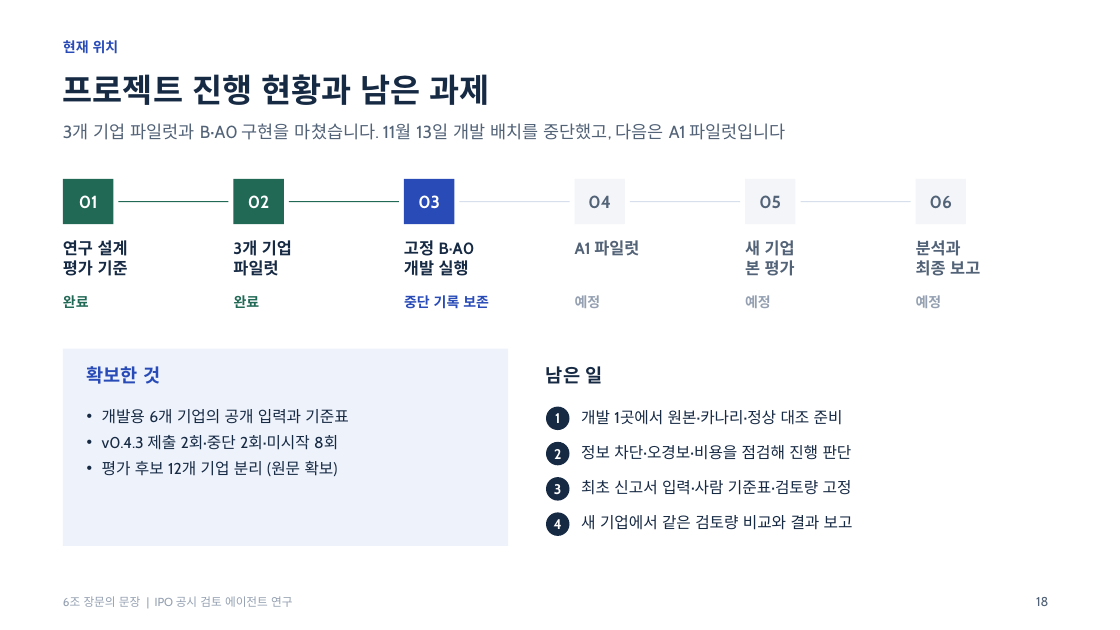
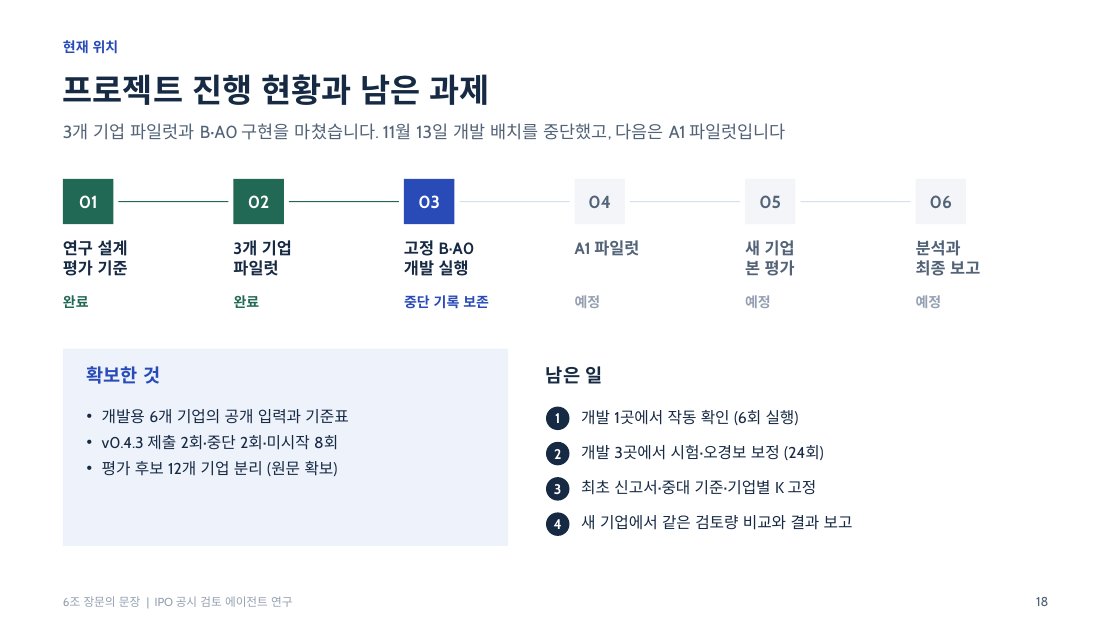
Before and after one commit to Sooobeo/JangmoonueMoonjang, a slide deck: slide 18 of whole plan/IPO_연구_중간발표_수정본.pptx. Drawn at 1120x630 pixels with LibreOffice and Linux fonts; fonts in the diff are those of the drawing. Boxes give left, top, right and bottom in pixels: in the first picture for what was removed or moved away, otherwise in the second. Text is boxed around its words. In the diff, an @@ line names an element or a change of style, - is before the commit and + after.

```diff
--- a/whole plan/IPO_연구_중간발표_수정본.pptx
+++ b/whole plan/IPO_연구_중간발표_수정본.pptx
@@ text at (581, 410, 799, 425): text changed @@
-개발 1곳에서 원본·카나리·정상 대조 준비
+개발 1곳에서 작동 확인 (6회 실행)
@@ text at (581, 445, 824, 460): text changed @@
-정보 차단·오경보·비용을 점검해 진행 판단
+개발 3곳에서 시험·오경보 보정 (24회)
@@ text at (581, 480, 817, 495): text changed @@
-최초 신고서 입력·사람 기준표·검토량 고정
+최초 신고서·중대 기준·기업별 K 고정
```
Also in this commit, not shown: 6 other slides changed, 13 other files.
